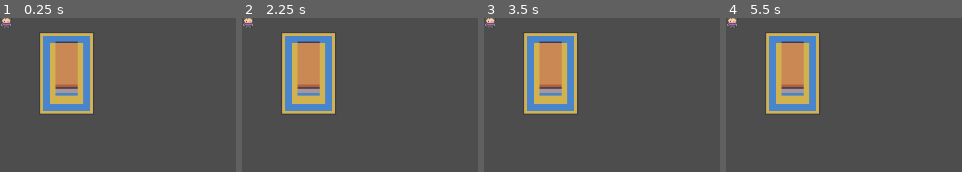
Above: before the commit, frames 1-4 (left to right).
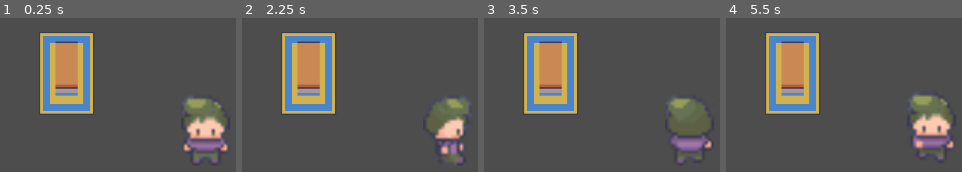
Above: after the commit, the same moments.

Repository: FaNzu/WinnerGame2023
Game: Godot game, scene res://office.tscn
Same seed, same stepped clock (60 frames per second), same inputs: the game is played once before the commit and once after it.
Inputs:
- Up to frame 1 (0.25 s): no input
- Up to frame 2 (2.25 s): tap Enter at 0.5 s; hold Right (move_right, bound only after the commit) 0.53-1.28 s; tap Space at 1.25 s; hold Down (move_down, bound only after the commit) 1.28-2.03 s; hold Right (move_right, bound only after the commit) from 2.03 s (still down)
- Up to frame 3 (3.5 s): tap Enter at 2.75 s; release Right (move_right, bound only after the commit) at 2.78 s; hold Up (move_up, bound only after the commit) from 2.78 s (still down)
- Up to frame 4 (5.5 s): release Up (move_up, bound only after the commit) at 3.53 s; hold Left (move_left, bound only after the commit) 3.53-5.03 s; hold Down (move_down, bound only after the commit) from 5.03 s (still down)

The runs differ from the first frame. In frame 1, 5.6% of the frame differs, in the area x 0-97%, y 0-95%; in frame 2, 4.2%; in frame 3, 3.5%; in frame 4, 5.3%.

Commit message:
Added idle animations and moving animations when input is given.

Diff:
--- a/Player.gd
+++ b/Player.gd
@@ -7,6 +7,25 @@
 	screen_size = get_viewport_rect().size
 
 func _process(delta):
+	var velocity = Vector2.ZERO
+	if Input.is_action_pressed("move_right"):
+		velocity.x += 1
+		$AnimatedSprite2D.play("walkright")
+	if Input.is_action_pressed("move_left"):
+		velocity.x -= 1
+		$AnimatedSprite2D.play("walkleft")
+	if Input.is_action_pressed("move_up"):
+		velocity.y += 1
+		$AnimatedSprite2D.play("walkup")
+	if Input.is_action_pressed("move_down"):
+		velocity.y -= 1
+		$AnimatedSprite2D.play("walkdown")
+
+	if velocity.length() > 0:
+		velocity = velocity.normalized() * speed
+	else:
+		$AnimatedSprite2D.play("idle")
+
 	pass
 	# Check for input
 	# Move in the given direction.
--- a/office.tscn
+++ b/office.tscn
@@ -3602,3 +3602,5 @@
 layer_1/tile_data = PackedInt32Array(131077, 524288, 20, 196613, 524288, 21, 262149, 524288, 22, 327685, 524288, 23, 393221, 524288, 24, 131078, 589824, 20, 196614, 589824, 21, 262150, 589824, 22, 327686, 589824, 23, 393222, 589824, 24)
 
 [node name="Player" parent="." instance=ExtResource("2_p0e0x")]
+position = Vector2(257, 143)
+scale = Vector2(4.39, 4.39)
--- a/player.tscn
+++ b/player.tscn
@@ -1,25 +1,32 @@
-[gd_scene load_steps=34 format=3 uid="uid://bkahso26xdb3h"]
+[gd_scene load_steps=35 format=3 uid="uid://bkahso26xdb3h"]
 
 [ext_resource type="Script" path="res://Player.gd" id="1_cvdfo"]
-[ext_resource type="Texture2D" uid="uid://dv8o5svpymckv" path="res://Asset/Modern tiles_Free/Characters_free/Adam_idle_16x16.png" id="2_b41fi"]
+[ext_resource type="Texture2D" uid="uid://deuxhucu1sacl" path="res://Asset/Modern tiles_Free/Characters_free/Adam_idle_anim_16x16.png" id="2_dovj5"]
 [ext_resource type="Texture2D" uid="uid://dt8ck3cjy52a" path="res://Asset/Modern tiles_Free/Characters_free/Adam_run_16x16.png" id="3_yi8t3"]
-[ext_resource type="Script" path="res://AnimatedSprite2D.gd" id="4_mi1qj"]
-
-[sub_resource type="AtlasTexture" id="AtlasTexture_51mrj"]
-atlas = ExtResource("2_b41fi")
-region = Rect2(0, 0, 16, 32)
-
-[sub_resource type="AtlasTexture" id="AtlasTexture_bht5k"]
-atlas = ExtResource("2_b41fi")
-region = Rect2(16, 0, 16, 32)
-
-[sub_resource type="AtlasTexture" id="AtlasTexture_61cqd"]
-atlas = ExtResource("2_b41fi")
-region = Rect2(32, 0, 16, 32)
-
-[sub_resource type="AtlasTexture" id="AtlasTexture_ua1d5"]
-atlas = ExtResource("2_b41fi")
-region = Rect2(48, 0, 16, 32)
+
+[sub_resource type="AtlasTexture" id="AtlasTexture_x142p"]
+atlas = ExtResource("2_dovj5")
+region = Rect2(288, 0, 16, 32)
+
+[sub_resource type="AtlasTexture" id="AtlasTexture_sa12j"]
+atlas = ExtResource("2_dovj5")
+region = Rect2(304, 0, 16, 32)
+
+[sub_resource type="AtlasTexture" id="AtlasTexture_oa5yq"]
+atlas = ExtResource("2_dovj5")
+region = Rect2(320, 0, 16, 32)
+
+[sub_resource type="AtlasTexture" id="AtlasTexture_mtxud"]
+atlas = ExtResource("2_dovj5")
+region = Rect2(336, 0, 16, 32)
+
+[sub_resource type="AtlasTexture" id="AtlasTexture_hkhsf"]
+atlas = ExtResource("2_dovj5")
+region = Rect2(352, 0, 16, 32)
+
+[sub_resource type="AtlasTexture" id="AtlasTexture_ffmrw"]
+atlas = ExtResource("2_dovj5")
+region = Rect2(368, 0, 16, 32)
 
 [sub_resource type="AtlasTexture" id="AtlasTexture_jc1na"]
 atlas = ExtResource("3_yi8t3")
@@ -117,19 +124,25 @@
 animations = [{
 "frames": [{
 "duration": 1.0,
-"texture": SubResource("AtlasTexture_51mrj")
-}, {
-"duration": 1.0,
-"texture": SubResource("AtlasTexture_bht5k")
-}, {
-"duration": 1.0,
-"texture": SubResource("AtlasTexture_61cqd")
-}, {
-"duration": 1.0,
-"texture": SubResource("AtlasTexture_ua1d5")
-}],
-"loop": true,
-"name": &"turnaround",
+"texture": SubResource("AtlasTexture_x142p")
+}, {
+"duration": 1.0,
+"texture": SubResource("AtlasTexture_sa12j")
+}, {
+"duration": 1.0,
+"texture": SubResource("AtlasTexture_oa5yq")
+}, {
+"duration": 1.0,
+"texture": SubResource("AtlasTexture_mtxud")
+}, {
+"duration": 1.0,
+"texture": SubResource("AtlasTexture_hkhsf")
+}, {
+"duration": 1.0,
+"texture": SubResource("AtlasTexture_ffmrw")
+}],
+"loop": true,
+"name": &"idle",
 "speed": 5.0
 }, {
 "frames": [{
@@ -234,10 +247,9 @@
 
 [node name="AnimatedSprite2D" type="AnimatedSprite2D" parent="Player"]
 sprite_frames = SubResource("SpriteFrames_gf831")
-animation = &"turnaround"
-frame = 3
-frame_progress = 0.600665
-script = ExtResource("4_mi1qj")
+animation = &"idle"
+frame = 5
+frame_progress = 0.20411
 
 [node name="CollisionShape2D" type="CollisionShape2D" parent="Player"]
 position = Vector2(-1, 8)
--- a/project.godot
+++ b/project.godot
@@ -15,6 +15,33 @@
 config/features=PackedStringArray("4.1", "Mobile")
 config/icon="res://icon.svg"
 
+[dotnet]
+
+project/assembly_name="WinnerGame"
+
+[input]
+
+move_right={
+"deadzone": 0.5,
+"events": [Object(InputEventKey,"resource_local_to_scene":false,"resource_name":"","device":0,"window_id":0,"alt_pressed":false,"shift_pressed":false,"ctrl_pressed":false,"meta_pressed":false,"pressed":false,"keycode":0,"physical_keycode":4194321,"key_label":0,"unicode":0,"echo":false,"script":null)
+]
+}
+move_left={
+"deadzone": 0.5,
+"events": [Object(InputEventKey,"resource_local_to_scene":false,"resource_name":"","device":0,"window_id":0,"alt_pressed":false,"shift_pressed":false,"ctrl_pressed":false,"meta_pressed":false,"pressed":false,"keycode":0,"physical_keycode":4194319,"key_label":0,"unicode":0,"echo":false,"script":null)
+]
+}
+move_up={
+"deadzone": 0.5,
+"events": [Object(InputEventKey,"resource_local_to_scene":false,"resource_name":"","device":0,"window_id":0,"alt_pressed":false,"shift_pressed":false,"ctrl_pressed":false,"meta_pressed":false,"pressed":false,"keycode":0,"physical_keycode":4194320,"key_label":0,"unicode":0,"echo":false,"script":null)
+]
+}
+move_down={
+"deadzone": 0.5,
+"events": [Object(InputEventKey,"resource_local_to_scene":false,"resource_name":"","device":0,"window_id":0,"alt_pressed":false,"shift_pressed":false,"ctrl_pressed":false,"meta_pressed":false,"pressed":false,"keycode":0,"physical_keycode":4194322,"key_label":0,"unicode":0,"echo":false,"script":null)
+]
+}
+
 [rendering]
 
 renderer/rendering_method="mobile"
